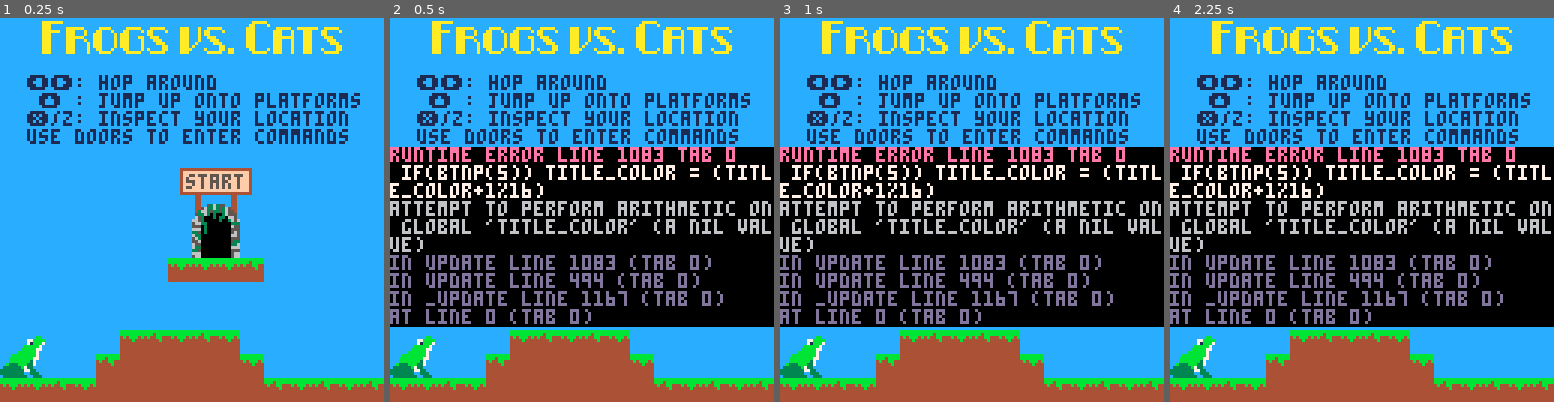
Above: before the commit, frames 1-4 (left to right).
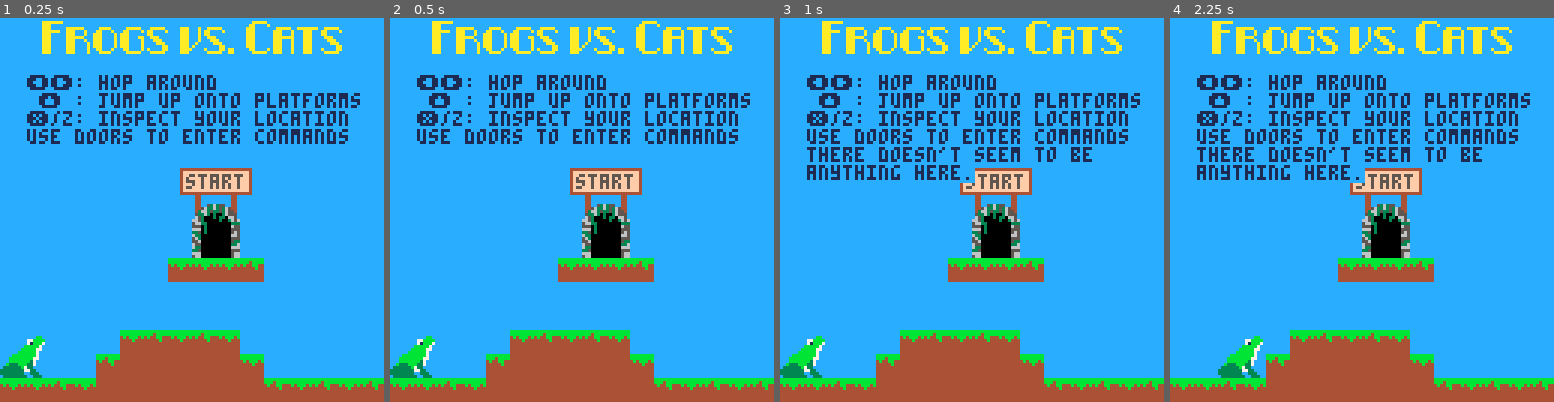
Above: after the commit, the same moments.

Repository: cincodenada/frogsvscats
Game: PICO-8 cartridge frogsvscats.p8
Two runs of this game, one before a commit and one after it. Both use one fixed random seed, a clock stepped at 60 frames per second and the inputs below.
Inputs:
- Up to frame 1 (0.25 s): no input
- Up to frame 2 (0.5 s): tap X (X key) at 0.33 s
- Up to frame 3 (1 s): tap O (Z key) at 0.7 s
- Up to frame 4 (2.25 s): tap X (X key) at 1.07, 1.85 s; hold Right 1.6-2.1 s; tap O (Z key) at 1.7, 2.1 s; hold Up from 2.15 s (still down)

Frame 1 is identical in both runs. In frame 2, 46% of the frame differs, in the area x 0-100%, y 33-81%; in frame 3, 46%; in frame 4, 48%, in the area x 0-100%, y 33-94%.
Error before the commit: runtime error line 1083 tab 0; if(btnp(5)) title_color = (title_color+1%16); attempt to perform arithmetic on global 'title_color' (a nil value)

Commit message:
Add a glint to the castle, make the key findable

Diff:
--- a/frogsvscats.p8
+++ b/frogsvscats.p8
@@ -1083,7 +1083,6 @@
 	if(btnp(2)) self:leap(true)
 
 	if(btnp(4)) self:inspect()
-	if(btnp(5)) title_color = (title_color+1%16)
 
 	if(false) then
 		next_area = game.cur_area.id+1
@@ -1281,14 +1280,14 @@
 00000000000000000000000000000000000000000000000000000000000000000000000000000000000000000000000000000000000000000000000000000000
 00000000000000000000000000000000000000000000000000000000000000000000000000000000000000000000000000000000000000000000000000000000
 00000000000000000000000000000000000000000000000000000000000000000000000000000000000000000000000000000000000000000000000000000000
-bbbbbbbbbbbbbbbb444444444411c1111c1111111111144444444444000000005555555555565555000000000000000000000000000000000000000000000000
-bbbbbbbbbbb4bbbb4444444444441c11c1c11c1c1111444444444444000000006555555556566655000000000000000000000000000000000000000000000000
-4b4bbb4b4b44bb444444444444441111111111c11144444444444444000300006655555556555555000000000000000000000000000000000000000000000000
-4444b44444444b44444444444444441111111111444444444444444430030bb05555666556555555000000000000000000000000000000004444444444444444
-444444444444444444444444444444444444444444444444444444443303bb005556556655566655000000000000000000000000000000004ffffffffffffff4
-444444444444444444444444444444444444444444444444444444440303b0005555555555655555000000000000000000000000000000004f5ffffffff5f5f4
-44444444444444444444444444444444444444444444444444444444033b33005666655555555555000000000000000000000000000000004f5ff55ff5f5f5f4
-44444444444444444444444444444444444444444444444444444444003b30006555555555556665000000000000000000000000000000004ff5ffff55fff5f4
+bbbbbbbbbbbbbbbb444444444411c1111c1111111111144444444444000000005555555555565555555655550000000000000000000000000000000000000000
+bbbbbbbbbbb4bbbb4444444444441c11c1c11c1c1111444444444444000000006555555556566655566556660000000000000000000000000000000000000000
+4b4bbb4b4b44bb444444444444441111111111c11144444444444444000300006655555556555555555555550000000000000000000000000000000000000000
+4444b44444444b44444444444444441111111111444444444444444430030bb05555666556555555655555550000000000000000000000004444444444444444
+444444444444444444444444444444444444444444444444444444443303bb005556556655566655566555660000000000000000000000004ffffffffffffff4
+444444444444444444444444444444444444444444444444444444440303b0005555555555655555555560700000000000000000000000004f5ffffffff5f5f4
+44444444444444444444444444444444444444444444444444444444033b33005666655555555555555556660000000000000000000000004f5ff55ff5f5f5f4
+44444444444444444444444444444444444444444444444444444444003b30006555555555556665666555550000000000000000000000004ff5ffff55fff5f4
 00000000000000000000000000000000006545000065550006550000655555555555666555555555000000000000000000000000000000004ff5f55ff5f55ff4
 00000000000000000000000000000000006555000065550006550000655555555555555566665555000000000000000000000000000000004ffffffffffffff4
 00000000000000000000000000000000006555000064550006550000655555555555555555555565000000000000000000000000000000004444444444444444
@@ -1477,7 +1476,7 @@
 
 __gff__
 00000000000000000000000100010001000000001000100010002001310111010001000000000000000000000000000000011000f000f000f0000000f000f00000000000000000000000000000000000100020002000100010000000000000000000000000000000000000000000000000000000000000000000000000000000
-0101010303030004010100000000080804040404040404010101000000000808040404040404040100010000000008080404040400000000000000000000080800000000000000000000000000000000000000000000000000000000000000000000000000000000000000000000000000000000000000000000000000000000
+0101010303030004010104000000080804040404040404010101000000000808040404040404040100010000000008080404040400000000000000000000080800000000000000000000000000000000000000000000000000000000000000000000000000000000000000000000000000000000000000000000000000000000
 __map__
 0000000000000000000000000000000000000000000000000000000000000000000000000000000000000000008e8f000000000000000000000000000000000000000000000000000000000000000000000000000000000000000000000000000000000000000000000000000000000000000000000000000000000000000000
 0000000000000000000000000000000000000000000000000000000000000000000000000000000000000000009e9f000000000000000000000000000000000000000000000000000000000000000000000000000000000000000000000000000000000000000000000000000000000000000000000000000000000000000000
@@ -1492,7 +1491,7 @@
 00000000000000808080810000000000000000000000000000000000000000000000aeaf00000000000000008282810000000000000000009e9f000000000000000000aeaf0000000000000000a1a2a4a59594959495a1a200000000970000000000000000000000989899890000000000000000000000000000000000000000
 00000000000000000000000000000000000000000000000000000000000000000000bebf0000000000000000828282810000000000000000aeaf0000008e8f00000000bebf0087008e8f000000a2b2a4a4a5a4a5a4a5b1b200000000a78e8f0000000000000000008e8f00990000000000000000000000000000000000000000
 0000000000000000000000000000000000000000000000000081818181818181818081808181818100000000828282828100000000000000bebf0081009e9f0000008080808080009e9f000000a1b2949594959495a5a2b100000000a79e9f0000000000000000009e9f00a90000000000000000000000000000000000000000
-00000000008081808180000000000000000000000000000081828282828282828282828282828282000000008282828282828283848582828282808200aeaf000000000000000000aeaf000000a1b19495a4a5a4a595a1a200000000a7aeaf000000000000000000aeaf00a90000000000000000000000000000000000000000
+00000000008081808180000000000000000000000000000081828282828282828282828282828282000000008282828282828283848582828282808200aeaf000000000000000000aeaf0000008a899495a4a5a4a595a1a200000000a7aeaf000000000000000000aeaf00a90000000000000000000000000000000000000000
 00000000818282828282800000000000000000000000008182828282828282828282828282828282000000008282828282828282828282828282828200bebf000000008787870000bebf000000a1b2a4a5a4a5a4a4a5b1b200000000a7bebf000000000000000000bebf00a90000000000000000000000000000000000000000
 8080818082828282828282818081808180818080808181828282828282828282828282828282828200000000828282828282828282828282828282828081808081808081808180808081808081818180808080808080808080818180888888888888888888888888888888880000000000000000000000000000000000000000
 8080000000000000000000008000000000000000000000000000000000000000000000000000000000000000000000000000000000000000000000000000000000000000000000000000000000000000000000000000000000000000000000000000000000000000000000000000000000000000000000000000000000000000
